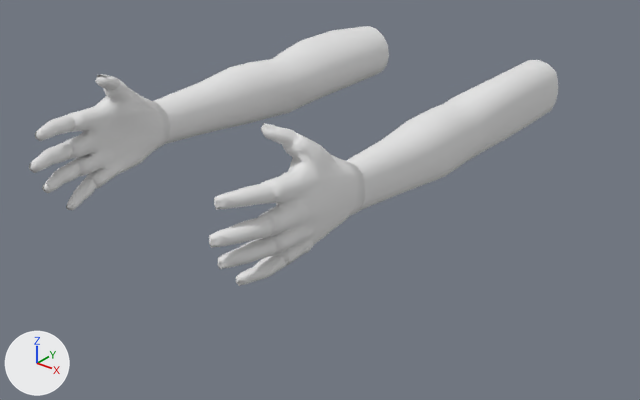
Two versions of the FBX model Assets/Objects/character.fbx, one commit apart.
Both versions are drawn from a 50 mm lens placed at (4.52, -7.77, 2.86), pointed at (0.71, -3.01, -0.09). Lighting does not change. The marker at lower left points along +X, +Y and +Z. Where no turn or scale is listed for an object, it has been applied to the vertices.

Objects in the first picture: 'Arm_Mesh'.
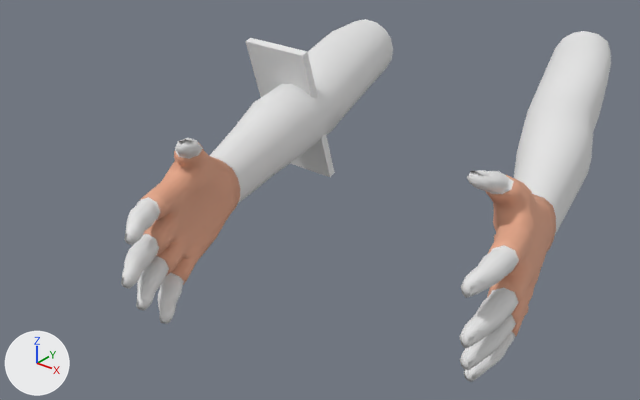
Commit message: New hand holding a phone.

Changed parts and their boxes (x1, y1, x2, y2) in the pictures (640 x 400 px):
'Arm_Mesh', recoloured, moved, turned: before (29, 26, 558, 286); after (121, 19, 611, 382)
'phone', added: after (246, 38, 335, 177)
part 1 of me_arm_mesh, recoloured: before (259, 134, 364, 265); after (486, 175, 556, 337)
part 2 of me_arm_mesh, recoloured: before (65, 82, 169, 188); after (140, 142, 240, 285)

The change, as a list of edits to the scene's bpy script:
```text
Add mat_gloves:
    mat_gloves = principled_material('gloves')
    mat_gloves.base_color = (0.8, 0.399, 0.26)  # beige #e7a98b
    mat_gloves.roughness = 0.69
Change me_arm_mesh:
    where me_arm_mesh.from_pydata(...)  # 1932 vertices, 1982 faces; spans x -0.25..0.78, y -2.17..0.37, z -3.06..1.33
    used by ob_arm_mesh; location = (-0.9, -3.059, 0.0); rotation_euler = (1.571, -1.571, 0.0), in degrees (90, -90, 0)
    me_arm_mesh part 1: 376 of the faces centred in x -0.19..0.65, y -2.07..-1.74, z 0.02..0.92 switch from mat_skin (white #e7e7e7) to mat_gloves (beige #e7aa8b)
    me_arm_mesh part 2: 376 of the faces centred in x -0.19..0.65, y -0.06..0.27, z 0.02..0.92 switch from mat_skin (white #e7e7e7) to mat_gloves (beige #e7aa8b)
Add me_cube:
    me_cube.from_pydata([(-0.334, -0.044, -0.555), (-0.338, -0.383, 0.553), (-0.332, 0.015, -0.537), (-0.337, -0.324, 0.572), (0.254, -0.059, -0.557), (0.249, -0.397, 0.552), (0.255, 0.0, -0.539), (0.25, -0.338, 0.57)], [], [(0, 1, 3, 2), (2, 3, 7, 6), (6, 7, 5, 4), (4, 5, 1, 0), (2, 6, 4, 0), (7, 3, 1, 5)])
Change ob_arm_mesh:
    ob_arm_mesh.location: (-0.9, -3.059, 0.0) -> (0.745, -3.917, 0.235)
    ob_arm_mesh.rotation_euler: (1.571, -1.571, 0.0) -> (0.643, -1.64, 1.239)  # degrees (90, -90, 0) -> degrees (37, -94, 71)
Add ob_phone:
    ob_phone = bpy.data.objects.new('phone', me_cube)
    ob_phone.location = (0.17, -2.451, 0.396)
```
